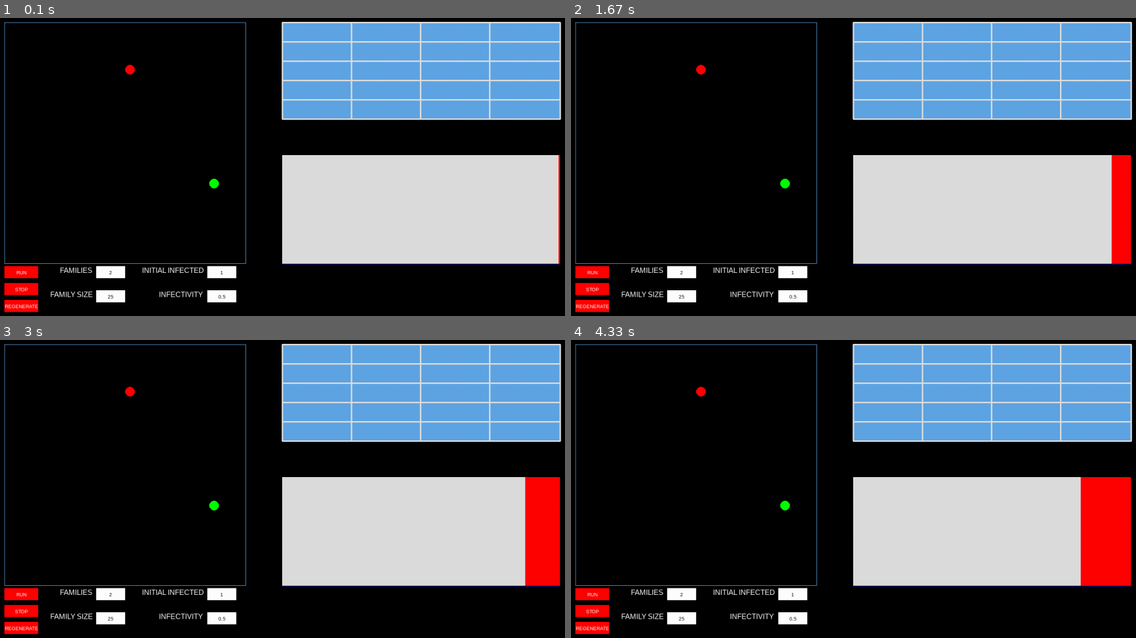
Above: before the commit, frames 1-4 (two rows, left to right).
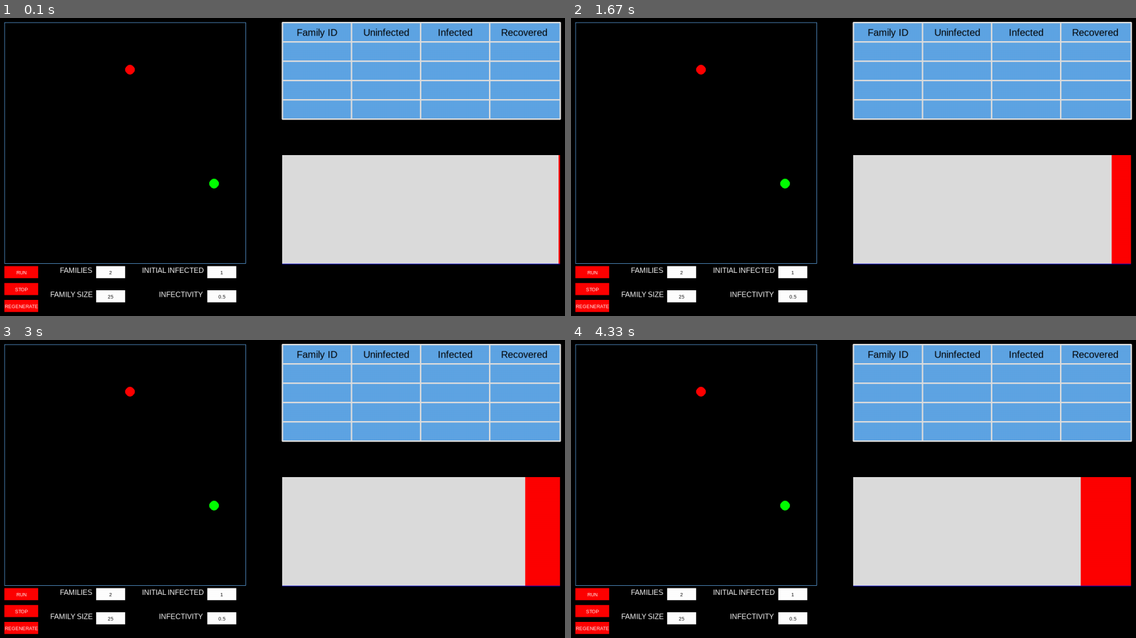
Above: after the commit, the same moments.

Repository: linyirun/EpidemicSimulator
Game: pygame game, started from main.py
Same seed, same stepped clock (60 frames per second), same inputs: the game is played once before the commit and once after it.
Inputs (mouse positions are in pixels of both pictures, inside the frame that each line leads up to):
- Up to frame 1 (0.1 s): no input
- Up to frame 2 (1.67 s): click "RUN" at 0.4 s; click (859, 184) at 0.73 s; click "1" at 1.07 s; click (1062, 274) at 1.4 s
- Up to frame 3 (3 s): click "25" at 2.23 s; click (265, 435) at 2.57 s
- Up to frame 4 (4.33 s): click "2" at 3.4 s; click (1034, 480) at 3.73 s

The runs differ from the first frame. In frame 1, 0.4% of the frame differs, in the area x 52-97%, y 3-7%; in frame 2, 0.4%; in frame 3, 0.4%; in frame 4, 0.4%.

Commit message:
made header

Diff:
--- a/main.py
+++ b/main.py
@@ -239,12 +239,12 @@
     [family id, # uninfected, # infected, # recovered]
     - num_families: the number of families in the current simulation
     - graph: the simulation graph
-    - current_row: the index of the first row that we are displaying
+    - current_top_row: the index of the first row that we are displaying
     """
     data_table: list[list[int, int, int, int]]
     num_families: int
     graph: Graph
-    current_row: int
+    current_top_row: int
 
     pos_x: int = 600
     pos_y: int = 25
@@ -255,15 +255,13 @@
         # TODO: add graph into this class
         """Initializes the stats table"""
         self.num_families = num_families
+        self.current_top_row = 0
         # self.graph = g
 
         # Initialize the data table with num_families rows with 4 elements each row
         self.data_table = []
         for _ in range(num_families):
             self.data_table.append([0, 0, 0, 0])
-
-        # Calculate the initial values for each family:
-        # for family_id in self.graph.
 
     def update(self) -> None:
         """Updates self by:
@@ -272,7 +270,18 @@
         # Drawing the table background
         stats.fill(SKY_BLUE)
         screen.blit(stats, (self.pos_x, self.pos_y))
-
+        # Drawing header
+        self.draw_center_text('Family ID', 20, BLACK, 0, 0)
+        self.draw_center_text('Uninfected', 20, BLACK, 0, 1)
+        self.draw_center_text('Infected', 20, BLACK, 0, 2)
+        self.draw_center_text('Recovered', 20, BLACK, 0, 3)
+
+
+
+
+
+
+        # Drawing lines
         for i in range(0, 6):
             self.draw_line_in_table((self.pos_x, self.pos_y + STATS_H // 5 * i),
                                     (self.pos_x + STATS_W, self.pos_y + STATS_H // 5 * i))
@@ -285,11 +294,22 @@
         self.draw_line_in_table((self.pos_x + STATS_W, self.pos_y),
                                 (self.pos_x + STATS_W, self.pos_y + STATS_H))
 
+    def draw_center_text(self, text: str, font_size: int, font_color: tuple[int, int, int], row: int, col: int) -> None:
+        """Draws text in the center of a cell in the table"""
+        width_cell = STATS_W // 4
+        height_cell = STATS_H // 5
+        comic_sans = py.font.SysFont('arial', font_size)
+        text_render = comic_sans.render(text, True, font_color)
+        text_rect = text_render.get_rect(center=((width_cell / 2) + self.pos_x + col * width_cell,
+                                                 (height_cell / 2) + self.pos_y + row * height_cell))
+        screen.blit(text_render, text_rect)
+
     def draw_line_in_table(self, position: tuple[int, int], position2: tuple[int, int]) -> None:
         """Draws a line, starting from position to the end of the table
         """
         # end_position = (position[0] + STATS_W, position[1])
         py.draw.line(screen, self.line_color, position, position2, width=self.border_line_width)
+
 
 def draw_node(position: tuple[int, int], colour: tuple[int, int, int]) -> None:
     """Draws a node at the given position
